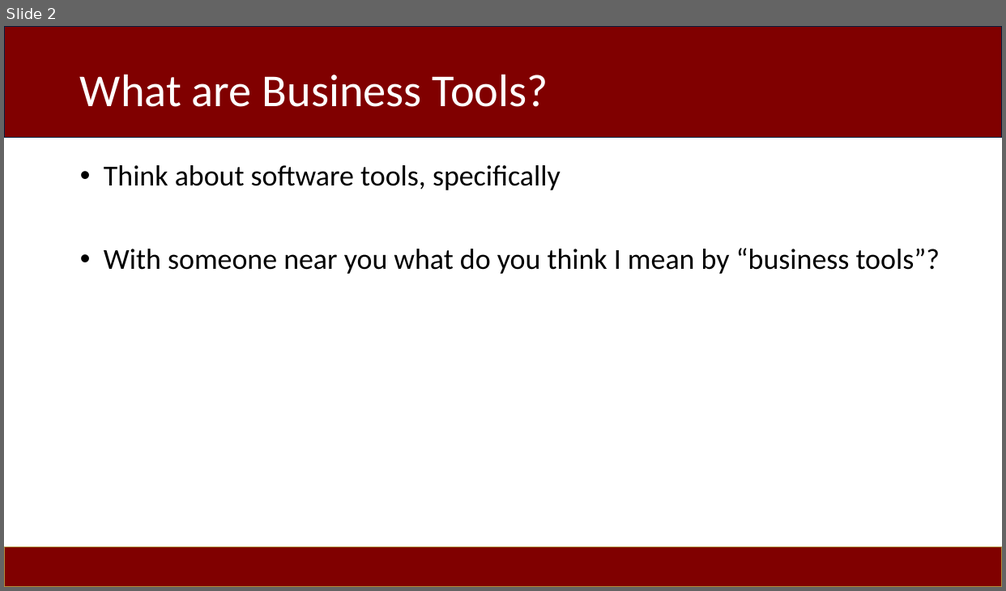
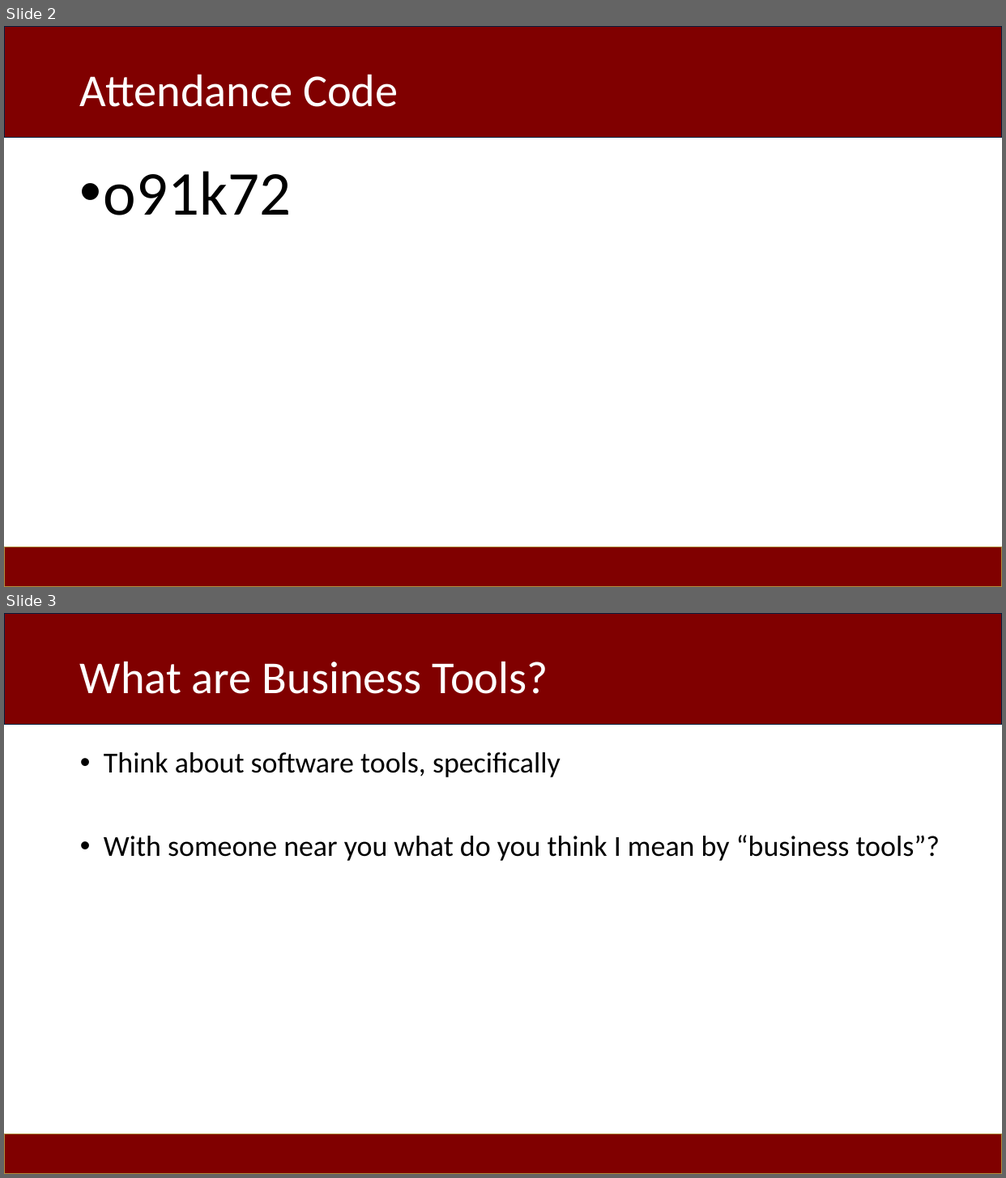
Before and after one commit to RHIT-CSSE/csse290-ai, a slide deck: ClassMaterials/Week8/Week8.pptx. Shown one above the other, each under a label of ours: slide 2 before the commit, slides 2 and 3 after it. The pictures are 1006x591 and 1006x1178 pixels, drawn with LibreOffice and Linux fonts; fonts in the diff are those of the drawing. Boxes give left, top, right and bottom in pixels: in the first picture for what was removed or moved away, otherwise in the second. Text is boxed around its words. In the diff, an @@ line names an element or a change of style, - is before the commit and + after.

```diff
--- a/ClassMaterials/Week8/Week8.pptx
+++ b/ClassMaterials/Week8/Week8.pptx
@@ slide 2 added at bbox=[4, 26, 1002, 587], background #FFFFFF; not listed: 2 template elements that a slide beside it also shows @@
@@ title added at bbox=[80, 74, 398, 107], 44 pt, text #FFFFFF @@
+Attendance Code
@@ text added at bbox=[104, 171, 291, 216], 60 pt, text #000000 @@
+• o91k72
@@ what was slide 2 is now slide 3 @@
```
Also in this commit, not shown: 1 slide changed, 2 other files.
